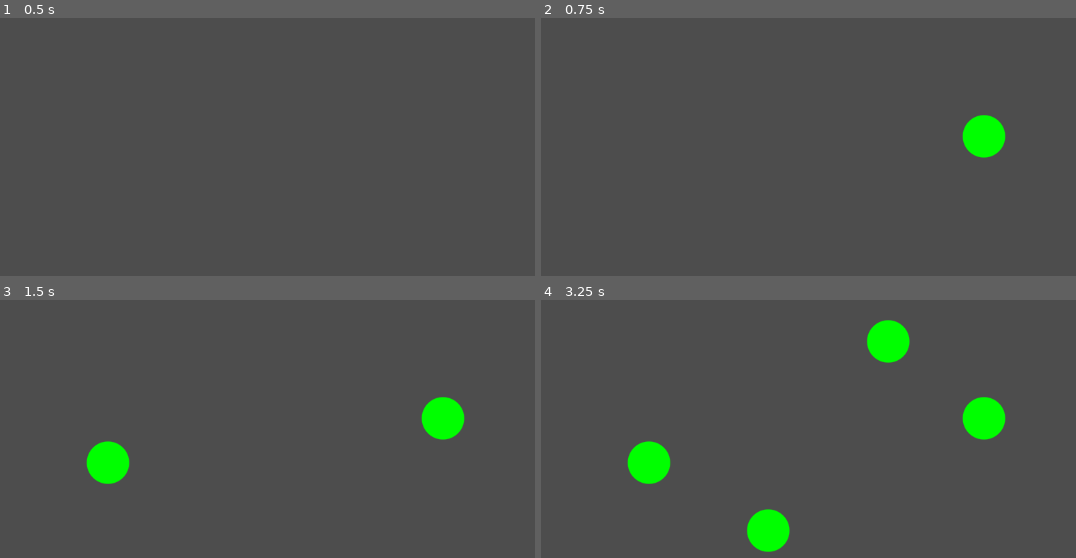
Above: before the commit, frames 1-4 (two rows, left to right).
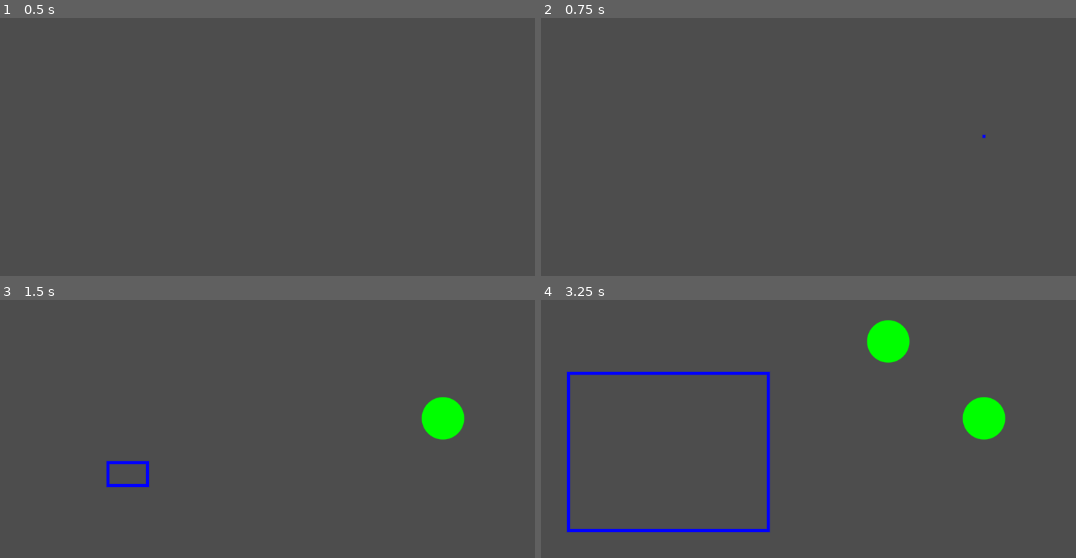
Above: after the commit, the same moments.

Repository: YotamAshman/godot-graphos
Game: Godot game, scene res://main.tscn
The game is run twice, just before and just after one commit, with the same random seed, the same clock (stepped at 60 frames per second) and the same inputs.
Inputs (mouse positions are in pixels of both pictures, inside the frame that each line leads up to):
- Up to frame 1 (0.5 s): no input
- Up to frame 2 (0.75 s): tap Enter at 0.5 s; move the mouse to (985, 136) at 0.52 s; hold Backspace (delete, bound only after the commit) from 0.53 s (still down); click (985, 136) at 0.67 s
- Up to frame 3 (1.5 s): release Backspace (delete, bound only after the commit) at 1.25 s; tap Space at 1.25 s; drag from (107, 462) to (230, 529) at 1.27 s
- Up to frame 4 (3.25 s): move the mouse to (888, 341) at 2.02 s; hold Backspace (delete, bound only after the commit) 2.03-2.75 s; tap Enter at 2.1, 2.75 s; click (888, 341) at 2.17 s; drag from (771, 529) to (567, 372) at 2.77 s

Frame 1 is identical in both runs. In frame 2, 1.1% of the frame differs, in the area x 78-87%, y 37-55%; in frame 3, 1.3%; in frame 4, 4.0%, in the area x 4-47%, y 27-98%.

Commit message:
Add mass node selection
- Holding left click draws selection rectangle
- Selected nodes can be moved simultaneously
- Selected nodes can be mass deleted

Diff:
--- /dev/null
+++ b/algorithms.gd
@@ -0,0 +1 @@
+extends Node
--- a/main.gd
+++ b/main.gd
@@ -4,19 +4,33 @@
 const NOT_FOUND = -1
 const WIDTH_IRRELEVANT = -1.0
 const ID_START = 0
+const HOLD_THRESHOLD = 100.0 # msecs
 
 # Modifiable constants - Changes appearance
 const NODE_RADIUS = 30
 const LINK_WIDTH = 5
+const REC_COLOR = Color.BLUE
+const REC_WIDTH = 3.0
 
 var node_dict:Dictionary[int,GraphosNode] = {}
 var node_links:Array[GraphosLink] = []
 var current_node_id := ID_START
 
-var currently_tracked_node_id := NOT_FOUND
-
+# Left click hold node dragging
+var currently_dragged_node_id := NOT_FOUND
+
+# Storing nodes in process of linking
 var id1_to_link := NOT_FOUND
 var id2_to_link := NOT_FOUND
+
+# Mass rectangle node slection data
+var rec_select_pos1 := Vector2.ZERO
+var selection := Rect2(0,0,0,0) # Holds selection area
+var left_click_time := 0.0
+var is_making_selection := false
+# Dictionary for uniqueness - Only keys matter.
+var selected_nodes:Dictionary = {}
+var mass_move := false
 
 class GraphosNode:
 	var pos:Vector2
@@ -24,7 +38,7 @@
 	var radius:float
 	var filled:bool
 	var width:float
-	var highlight := false
+	var highlighted := false
 
 	func _init(pos, color, radius, filled, width=WIDTH_IRRELEVANT) -> void:
 		self.pos = pos
@@ -36,14 +50,24 @@
 	func contains(point: Vector2) -> bool:
 		return pos.distance_to(point) <= self.radius
 
+	func highlight() -> void:
+		self.highlighted = true
+		self.color = Color.RED
+
+	func no_highlight() -> void:
+		self.highlighted = false
+		self.color = Color.GREEN
+
 	func toggle_highlight() -> void:
 		if self.highlight:
 			self.color = Color.GREEN
-			self.highlight = false
+			self.highlighted = false
 		else:
 			self.color = Color.RED
-			self.highlight = true
-
+			self.highlighted = true
+
+	func is_in_selection(selection:Rect2) -> bool:
+		return selection.has_point(self.pos)
 
 class GraphosLink:
 	var node1_id:int
@@ -87,41 +111,116 @@
 
 func _process(delta: float) -> void:
 	# Handles actual movement of node mouse dragging
-	if currently_tracked_node_id != NOT_FOUND:
-		node_dict[currently_tracked_node_id].pos = get_global_mouse_position()
+	if currently_dragged_node_id != NOT_FOUND:
+		node_dict[currently_dragged_node_id].pos = get_global_mouse_position()
 		queue_redraw()
 
+	if is_making_selection:
+		queue_redraw()
+		update_selected_nodes()
+
 func _input(event: InputEvent) -> void:
+	if event.is_action_pressed("delete") and selected_nodes.size() > 0:
+		delete_selected_nodes()
+
 	if event is InputEventMouseButton and event.button_index == MOUSE_BUTTON_LEFT and event.is_pressed():
-		var pos = get_global_mouse_position()
-		handle_left_click(pos)
+		handle_left_click()
 
 	if event is InputEventMouseButton and event.button_index == MOUSE_BUTTON_LEFT and not event.is_pressed():
-		# Left click released - Stop dragging node if selected
-		currently_tracked_node_id = NOT_FOUND
+		handle_left_click_release()
 
 	if event is InputEventMouseButton and event.button_index == MOUSE_BUTTON_RIGHT and event.is_pressed():
 		var pos = get_global_mouse_position()
 		handle_right_click(pos)
 
+	# Handle selection movement of multiple nodes
+	if event is InputEventMouseMotion and mass_move:
+		var mouse_delta = event.relative
+		for node_id in selected_nodes.keys():
+			var new_pos = node_dict[node_id].pos + mouse_delta
+			var screen_rect = get_viewport_rect()
+			# Only moving node if it stays in screen
+			if screen_rect.has_point(new_pos):
+				node_dict[node_id].pos = new_pos
+
 	# Basically calls _draw
 	queue_redraw()
 
 func _draw() -> void:
-	for node in node_dict.values():
+	if is_making_selection:
+		draw_selection_rectangle()
+
+	for node_id in node_dict.keys():
+		var node = node_dict[node_id]
+		if node_id in selected_nodes:
+			node.highlight()
+		elif node_id != id1_to_link and node_id != id2_to_link:
+			node.no_highlight()
 		draw_graphos_node(node)
 
 	for link in node_links:
 		draw_graphos_link(link)
 
-func handle_left_click(pos:Vector2):
+func handle_left_click():
+	var pos = get_global_mouse_position()
 	print_debug("Left click on pos: ",pos)
 	var node_id = get_node_id_from_click_collision(pos)
 	if node_id != NOT_FOUND:
-		currently_tracked_node_id = node_id
+		if selected_nodes.size() > 0:
+			start_mass_move()
+		else:
+			currently_dragged_node_id = node_id
 	else:
-		# No node found on left click - Create new node
-		add_green_node(pos)
+		left_click_time = Time.get_ticks_msec()
+		rec_select_pos1 = pos
+		start_rectangle_selection()
+
+func handle_left_click_release():
+	# Left click released - Stop node dragging
+	currently_dragged_node_id = NOT_FOUND
+	stop_rectangle_selection()
+	stop_mass_move()
+	# Checking if a rectangle slection was made, or a quick click to add node
+	var click_duration = Time.get_ticks_msec() - left_click_time
+	var initial_click_position = rec_select_pos1
+	if click_duration < HOLD_THRESHOLD:
+		if selected_nodes.size() > 0:
+			# Left click happend while nodes are selected, erase selection
+			# instead of creating another node
+			selected_nodes.clear()
+		else:
+			add_green_node(initial_click_position)
+
+func start_mass_move():
+	mass_move = true
+
+func stop_mass_move():
+	mass_move = false
+
+func start_rectangle_selection():
+	is_making_selection = true
+
+func stop_rectangle_selection():
+	is_making_selection = false
+	selection = Rect2(0,0,0,0) # Resetting selection
+
+func draw_selection_rectangle():
+	var mouse_pos = get_global_mouse_position()
+	var rectangle = Rect2(rec_select_pos1, mouse_pos - rec_select_pos1).abs()
+	selection = rectangle
+	draw_rect(rectangle,REC_COLOR,false,REC_WIDTH,true)
+
+func update_selected_nodes():
+	var rectangle_selection = selection
+	for node_id in node_dict.keys():
+		var node = node_dict[node_id]
+		if node.is_in_selection(rectangle_selection):
+			selected_nodes[node_id] = true
+
+func  delete_selected_nodes():
+	for node_id in selected_nodes.keys():
+		node_dict.erase(node_id)
+	selected_nodes.clear()
 
 func handle_right_click(pos:Vector2):
 	print_debug("Right click on pos: ",pos)
@@ -130,12 +229,12 @@
 		# When 2 nodes are selected, create a link between them
 		if id1_to_link == NOT_FOUND:
 			id1_to_link = node_id
-			node_dict[node_id].toggle_highlight()
+			node_dict[node_id].highlight()
 			print("Selected first node")
 		elif id2_to_link == NOT_FOUND:
 			if node_id == id1_to_link:
 				print("Selected same node. Removing selection")
-				node_dict[node_id].toggle_highlight()
+				node_dict[node_id].no_highlight()
 				id1_to_link = NOT_FOUND
 				id2_to_link = NOT_FOUND
 				return
@@ -143,7 +242,7 @@
 			id2_to_link = node_id
 			print("Linking two selected node ids: ", id1_to_link,", ", id2_to_link)
 			link_nodes(id1_to_link,id2_to_link)
-			node_dict[id1_to_link].toggle_highlight()
+			node_dict[id1_to_link].no_highlight()
 			id1_to_link = NOT_FOUND
 			id2_to_link = NOT_FOUND
 	else:
--- a/project.godot
+++ b/project.godot
@@ -31,3 +31,14 @@
 "events": [Object(InputEventMouseButton,"resource_local_to_scene":false,"resource_name":"","device":-1,"window_id":0,"a …(259 unchanged characters)…
 ]
 }
+delete={
+"deadzone": 0.2,
+"events": [Object(InputEventKey,"resource_local_to_scene":false,"resource_name":"","device":-1,"window_id":0,"alt_pressed":false,"shift_pressed":false,"ctrl_pressed":false,"meta_pressed":false,"pressed":false,"keycode":0,"physical_keycode":4194308,"key_label":0,"unicode":0,"location":0,"echo":false,"script":null)
+, Object(InputEventKey,"resource_local_to_scene":false,"resource_name":"","device":-1,"window_id":0,"alt_pressed":false,"shift_pressed":false,"ctrl_pressed":false,"meta_pressed":false,"pressed":false,"keycode":0,"physical_keycode":4194312,"key_label":0,"unicode":0,"location":0,"echo":false,"script":null)
+]
+}
+
+[rendering]
+
+renderer/rendering_method="gl_compatibility"
+renderer/rendering_method.mobile="gl_compatibility"
Not shown, added: algorithms.gd.uid
